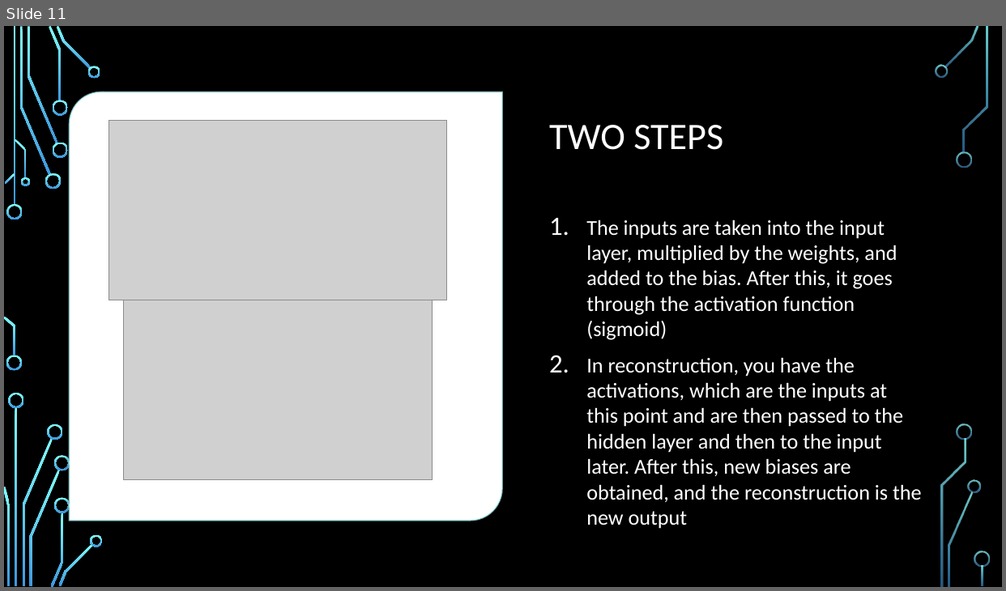
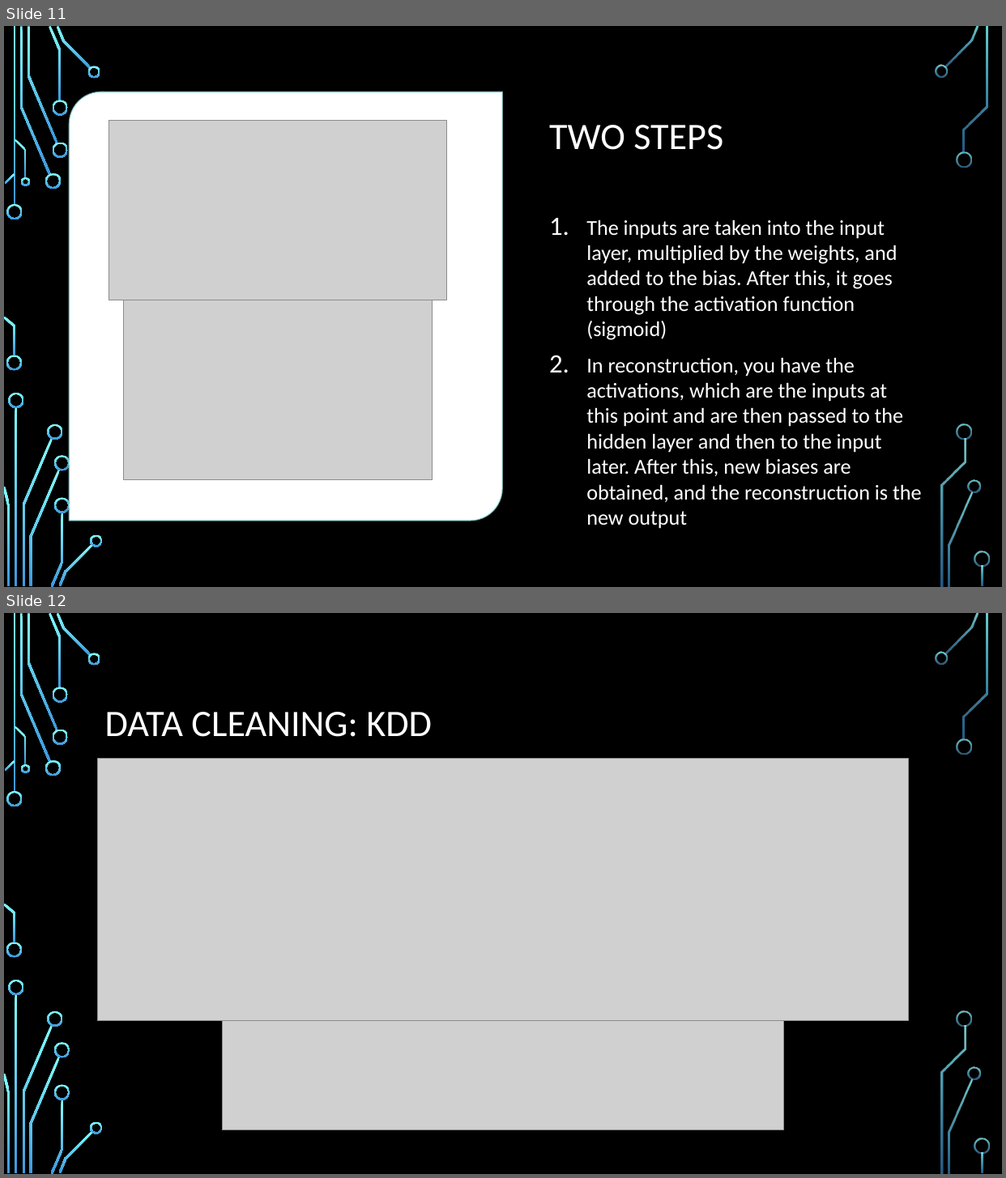
Before and after one commit to shawnmccarthy/anomalydetection, a slide deck: mccarthy-shawn_slides.pptx. Shown one above the other, each under a label of ours: slide 11 before the commit, slides 11 and 12 after it. The pictures are 1006x591 and 1006x1178 pixels, drawn with LibreOffice and Linux fonts; fonts in the diff are those of the drawing; grey boxes stand for pictures; background and template pictures are left out. Boxes give left, top, right and bottom in pixels: in the first picture for what was removed or moved away, otherwise in the second. Text is boxed around its words. In the diff, an @@ line names an element or a change of style, - is before the commit and + after.

```diff
--- a/mccarthy-shawn_slides.pptx
+++ b/mccarthy-shawn_slides.pptx
@@ slide 12 added at (4,613,1002,1174), background picture (left out); not listed: 36 template elements that a slide beside it also shows @@
@@ title added at (105,712,432,737), 36 pt, text #FFFFFF @@
+DATA CLEANING: KDD
@@ picture added at (98,758,908,1021) @@
@@ picture added at (223,1021,784,1131) @@
```
Also in this commit, not shown: 2 slides changed, 5 other slides added, 5 other files.
